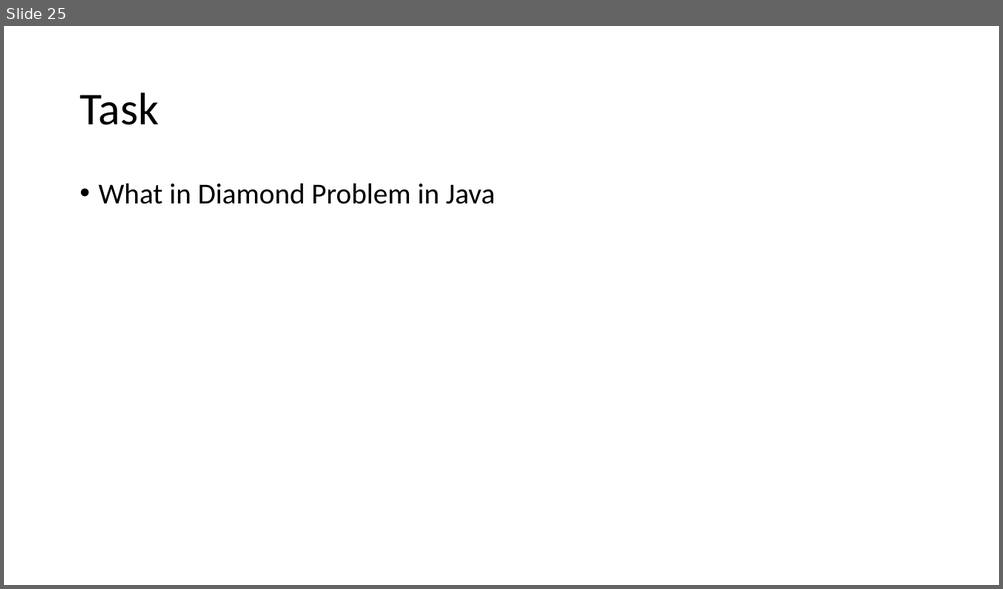
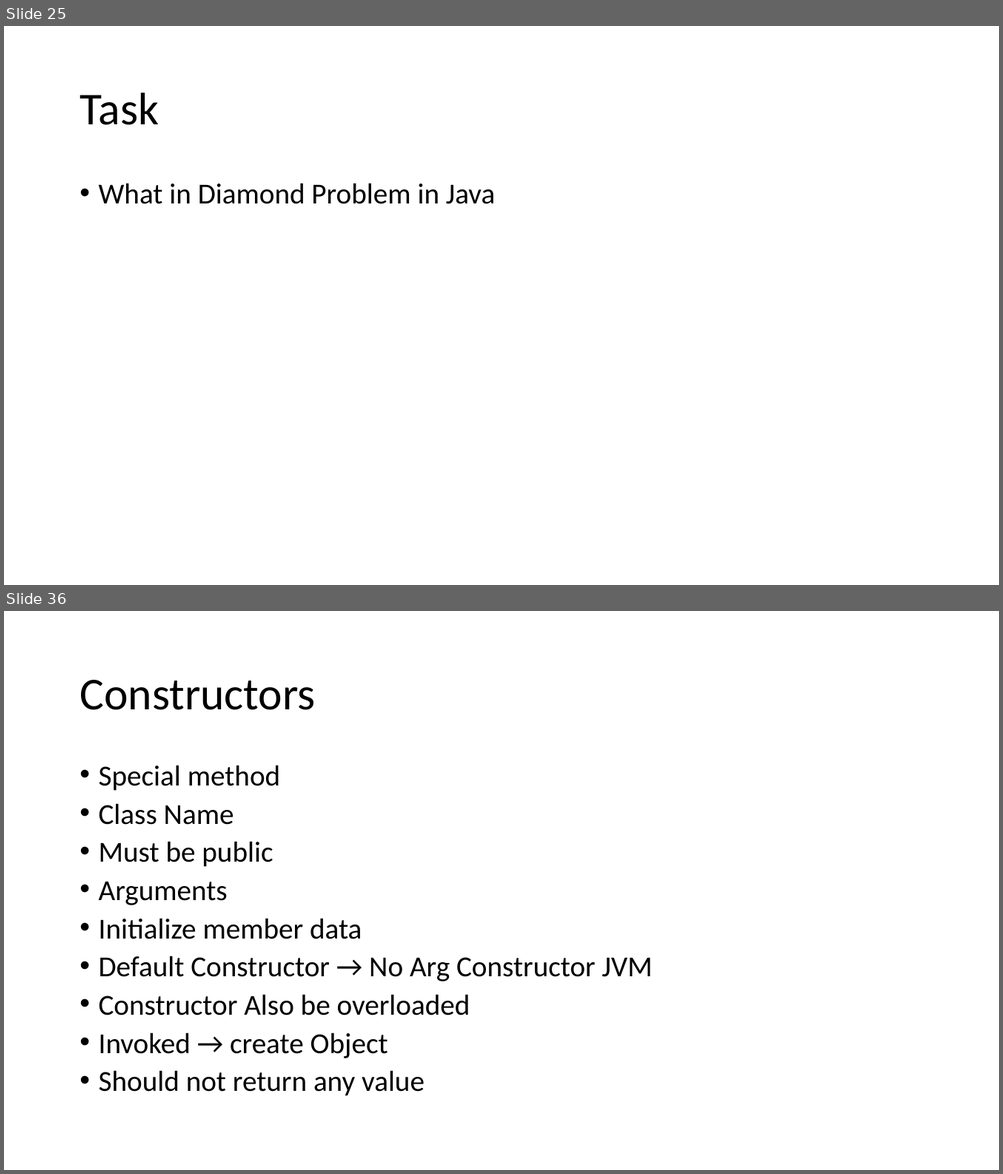
Before and after one commit to caprepo/java-jul, a slide deck: Java.pptx. Shown one above the other, each under a label of ours: slide 25 before the commit, slides 25 and 36 after it; the slides between them are not shown. The pictures are 1003x589 and 1003x1174 pixels, drawn with LibreOffice and Linux fonts; fonts in the diff are those of the drawing. Boxes give left, top, right and bottom in pixels: in the first picture for what was removed or moved away, otherwise in the second. Text is boxed around its words. In the diff, an @@ line names an element or a change of style, - is before the commit and + after.

```diff
--- a/Java.pptx
+++ b/Java.pptx
@@ slide 36 added at (4, 611, 999, 1170), background #FFFFFF @@
@@ title added at (79, 680, 315, 710), 44 pt, text #000000 @@
+Constructors
@@ text added at (99, 765, 652, 1096), 28 pt, text #000000 @@
+• Special method
+• Class Name
+• Must be public
+• Arguments
+• Initialize member data
+• Default Constructor → No Arg Constructor JVM
+• Constructor Also be overloaded
+• Invoked → create Object
+• Should not return any value
```
Also in this commit, not shown: 1 slide changed, 20 other slides added, 1 other file.
